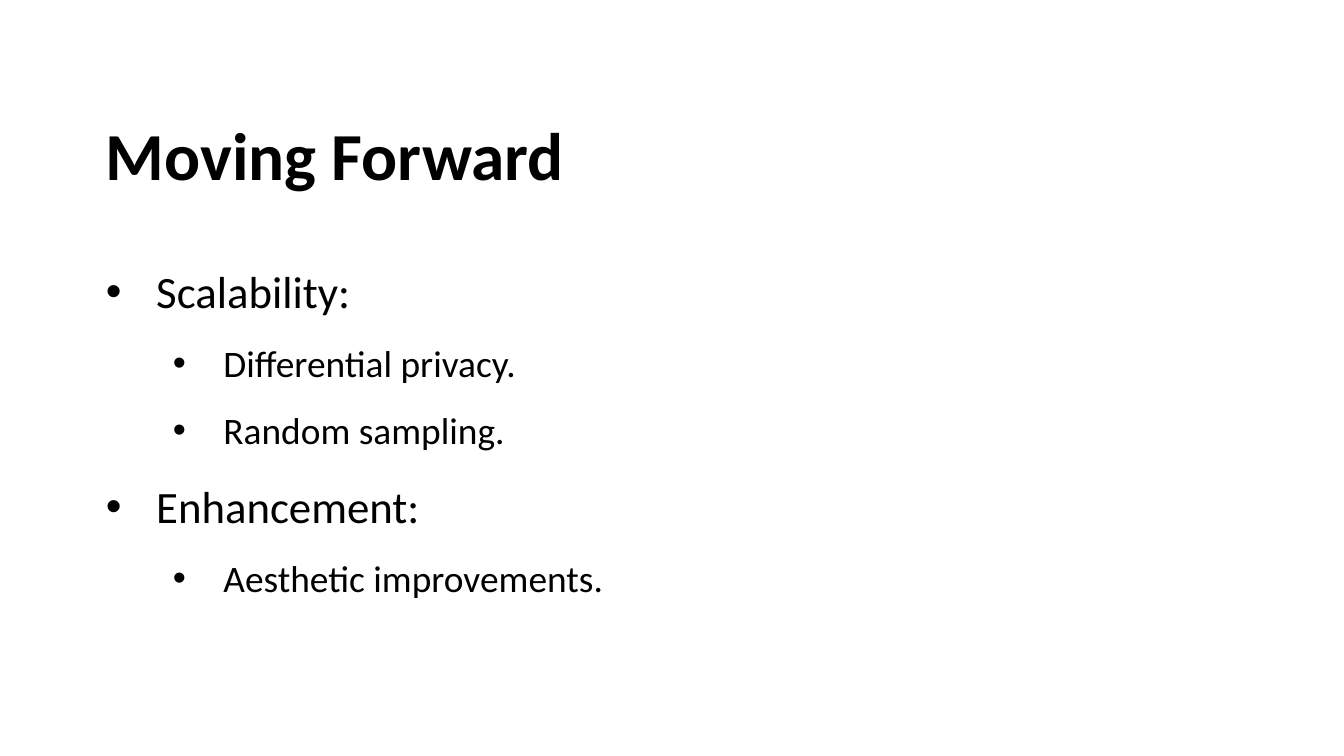
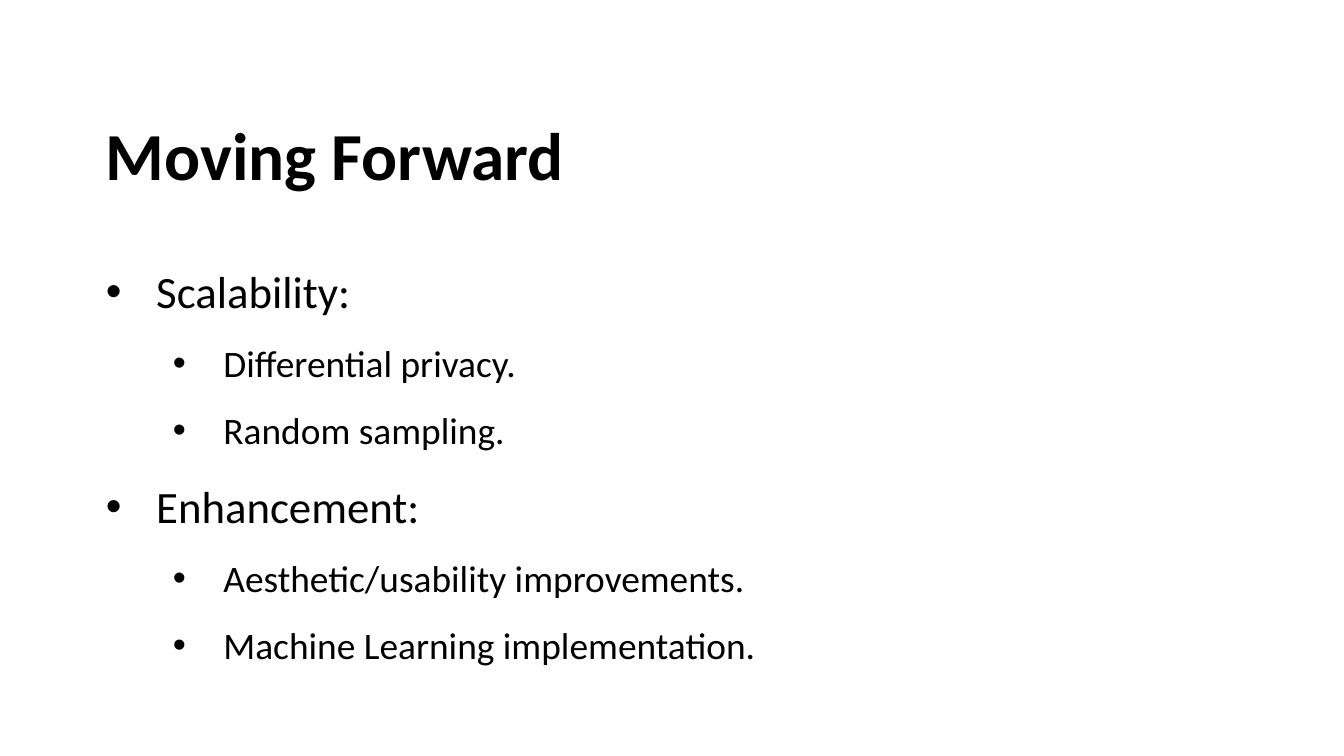
Before and after one commit to ethan-lott/saase-app, a slide deck: slide 10 of Presentation.pptx (slide 9 before the commit). Drawn at 1344x756 pixels with LibreOffice and Linux fonts; fonts in the diff are those of the drawing; background and template pictures are left out. Boxes give left, top, right and bottom in pixels: in the first picture for what was removed or moved away, otherwise in the second. Text is boxed around its words. In the diff, an @@ line names an element or a change of style, - is before the commit and + after.

```diff
--- a/Presentation.pptx
+++ b/Presentation.pptx
@@ text at bbox=[223, 566, 755, 666]: text changed @@
-  • Aesthetic improvements.
+  • Aesthetic/usability improvements.
+  • Machine Learning implementation.
```
Also in this commit, not shown: 5 other slides changed, 2 slides added, 1 slide removed, 4 other files.
